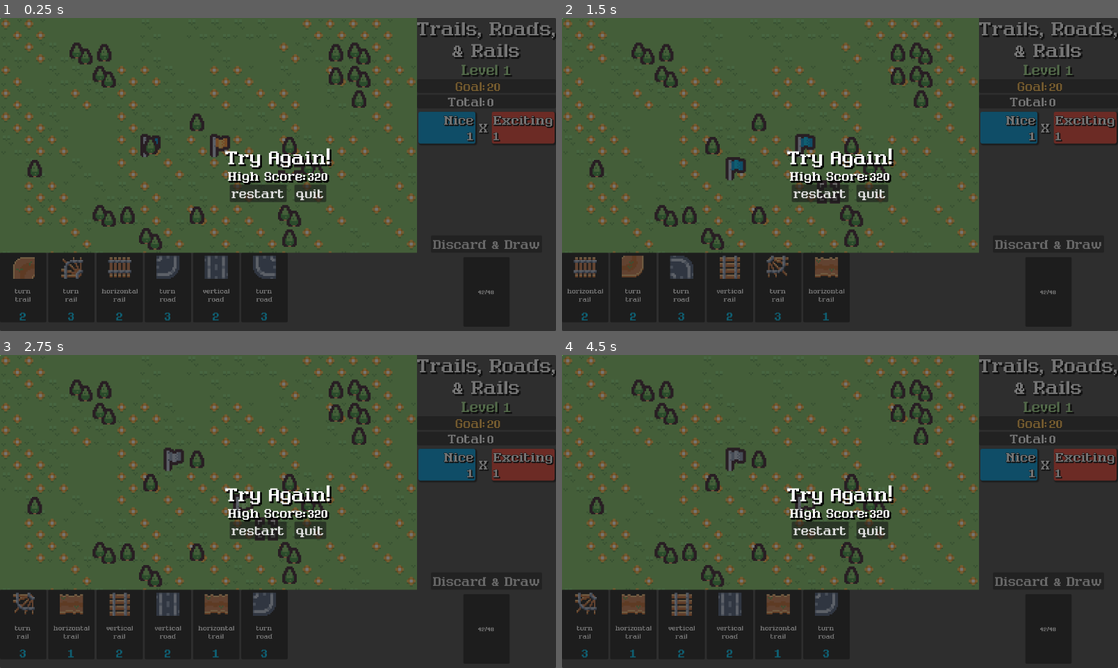
Above: before the commit, frames 1-4 (two rows, left to right).
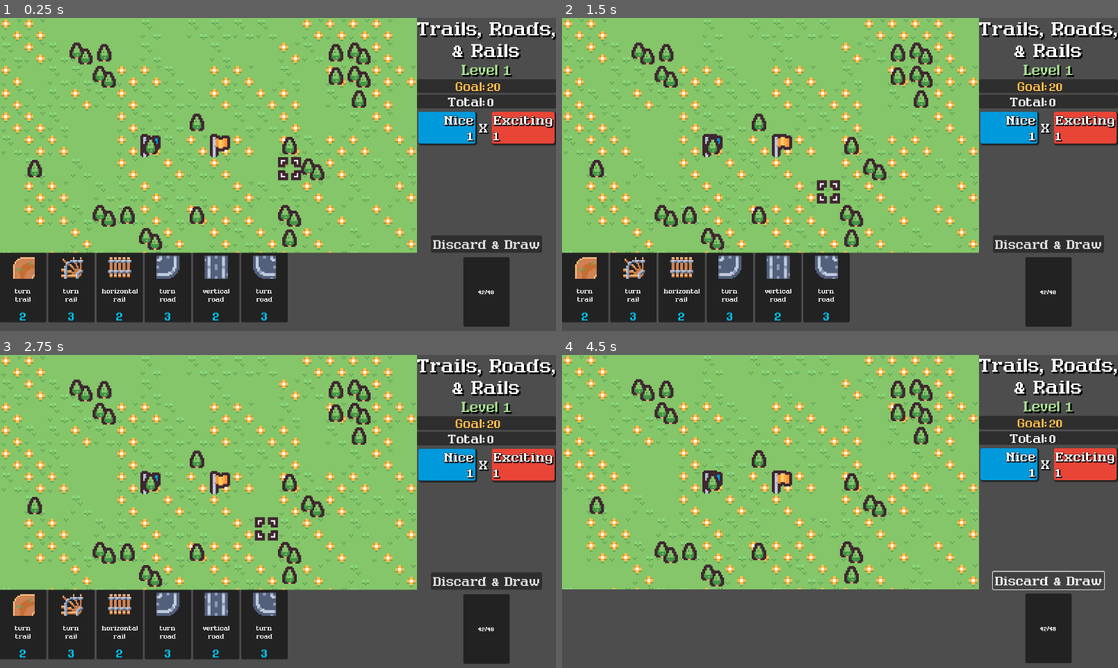
Above: after the commit, the same moments.

Repository: nuzcraft/trails-roads-rails
Game: Godot game, scene res://scenes/main.tscn
Two runs of this game, one before a commit and one after it. Both use one fixed random seed, a clock stepped at 60 frames per second and the inputs below.
Inputs (mouse positions are in pixels of both pictures, inside the frame that each line leads up to):
- Up to frame 1 (0.25 s): no input
- Up to frame 2 (1.5 s): click (817, 193) at 0.5 s, where only the run before the commit has a clickable "restart"; click (817, 193) at 1.25 s, where only the run before the commit has a clickable "restart"
- Up to frame 3 (2.75 s): click (255, 530) at 2 s, where only the run before the commit has a clickable "restart"
- Up to frame 4 (4.5 s): click "Discard & Draw" at 2.75 s; click "Discard & Draw" at 3.5 s; click "Discard & Draw" at 4.25 s

The runs differ from the first frame. In frame 1, 83% of the frame differs, in the area x 0-100%, y 0-100%; in frame 2, 84%; in frame 3, 84%; in frame 4, 94%.

Commit message:
added pause controls

Diff:
--- a/project.godot
+++ b/project.godot
@@ -19,6 +19,14 @@
 
 window/stretch/mode="viewport"
 
+[input]
+
+pause={
+"deadzone": 0.5,
+"events": [Object(InputEventKey,"resource_local_to_scene":false,"resource_name":"","device":-1,"window_id":0,"alt_pressed":false,"shift_pressed":false,"ctrl_pressed":false,"meta_pressed":false,"pressed":false,"keycode":0,"physical_keycode":4194305,"key_label":0,"unicode":0,"location":0,"echo":false,"script":null)
+]
+}
+
 [rendering]
 
 textures/canvas_textures/default_texture_filter=0
--- a/scenes/main.gd
+++ b/scenes/main.gd
@@ -13,8 +13,11 @@
 @onready var goal_value_label: Label = $Control/VBoxContainer/GoalContainer/HBoxContainer/GoalValueLabel
 @onready var need_points_label: Label = $Control/VBoxContainer/VBoxContainer/NeedPointsLabel
 @onready var level_label: Label = $Control/VBoxContainer/LevelLabel
-
+@onready var pause_end_panel: Panel = $Control/PauseEndPanel
 @onready var quit_button: Button = $Control/PauseEndPanel/VBoxContainer/HBoxContainer2/QuitButton
+@onready var resume_button: Button = $Control/PauseEndPanel/VBoxContainer/HBoxContainer2/ResumeButton
+@onready var try_again_label: Label = $Control/PauseEndPanel/VBoxContainer/TryAgainLabel
+@onready var pause_label: Label = $Control/PauseEndPanel/VBoxContainer/PauseLabel
 
 # card types
 const VERT_ROAD_CARD = preload("res://scenes/card/road/vert_road_card.tscn")
@@ -62,6 +65,13 @@
 
 var rng := RandomNumberGenerator.new()
 
+enum {
+	PLAYING,
+	PAUSED
+}
+
+var state = PLAYING
+
 # Called when the node enters the scene tree for the first time.
 func _ready() -> void:
 	rng.randomize()
@@ -79,16 +89,28 @@
 
 # Called every frame. 'delta' is the elapsed time since the previous frame.
 func _process(delta: float) -> void:
-	deck_label.text = "%d/%d" % [deck_cards.size(), all_cards.size()]
-	nice_value_label.text = str(nice_score)
-	exciting_value_label.text = str(exciting_score)
-	total_value_label.text = str(total_score)
-	goal_value_label.text = str(score_needed)
-	level_label.text = "Level " + str(level)
-
-	if shake:
-		shake = max(shake - 2.0 * delta, 0)
-		screenshake()
+	match state:
+		PLAYING:
+			deck_label.text = "%d/%d" % [deck_cards.size(), all_cards.size()]
+			nice_value_label.text = str(nice_score)
+			exciting_value_label.text = str(exciting_score)
+			total_value_label.text = str(total_score)
+			goal_value_label.text = str(score_needed)
+			level_label.text = "Level " + str(level)
+
+			if shake:
+				shake = max(shake - 2.0 * delta, 0)
+				screenshake()
+
+func _input(event: InputEvent) -> void:
+	if event.is_action_pressed("pause"):
+		match state:
+			PLAYING:
+				pause()
+				state = PAUSED
+			PAUSED:
+				unpause()
+				state = PLAYING
 
 func on_card_dropped(card: Card, atlas_position: Vector2) -> void:
 	var cell_coord: Vector2 = tile_map_layer_path.local_to_map(tile_map_layer_path.get_local_mouse_position())
@@ -379,3 +401,12 @@
 
 func _on_quit_button_pressed() -> void:
 	get_tree().quit()
+
+func pause() -> void:
+	pause_end_panel.show()
+	pause_label.show()
+	try_again_label.hide()
+	resume_button.show()
+
+func unpause() -> void:
+	pause_end_panel.hide()
--- a/scenes/main.tscn
+++ b/scenes/main.tscn
@@ -126,7 +126,7 @@
 tile_set = ExtResource("1_ow657")
 
 [node name="GridCursor" parent="Control/SubViewportContainer/SubViewport" instance=ExtResource("2_7h2p8")]
-position = Vector2(840, 360)
+position = Vector2(872, 456)
 
 [node name="SubViewport2" type="SubViewport" parent="Control/SubViewportContainer"]
 transparent_bg = true
@@ -334,6 +334,7 @@
 text = "Discard & Draw"
 
 [node name="PauseEndPanel" type="Panel" parent="Control"]
+visible = false
 layout_mode = 1
 anchors_preset = 15
 anchor_right = 1.0
@@ -385,6 +386,11 @@
 layout_mode = 2
 theme_override_constants/separation = 16
 alignment = 1
+
+[node name="ResumeButton" type="Button" parent="Control/PauseEndPanel/VBoxContainer/HBoxContainer2"]
+layout_mode = 2
+size_flags_horizontal = 4
+text = "resume"
 
 [node name="RestartButton" type="Button" parent="Control/PauseEndPanel/VBoxContainer/HBoxContainer2"]
 layout_mode = 2
Not shown: 1 places in scenes/main.tscn that only renumber resources
